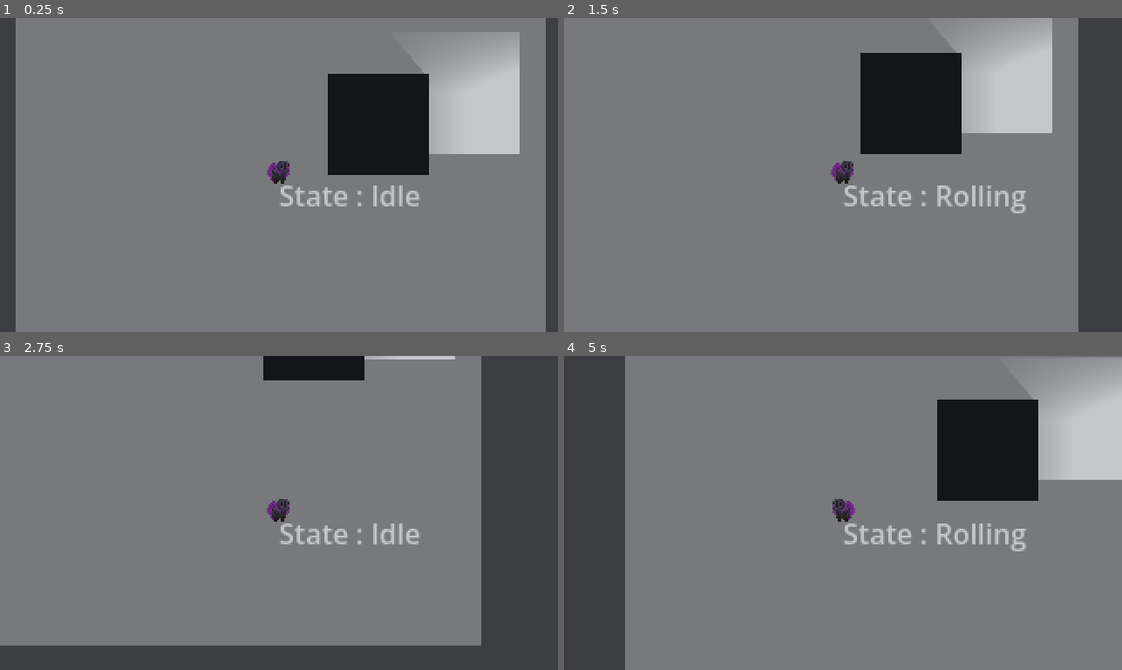
Above: before the commit, frames 1-4 (two rows, left to right).
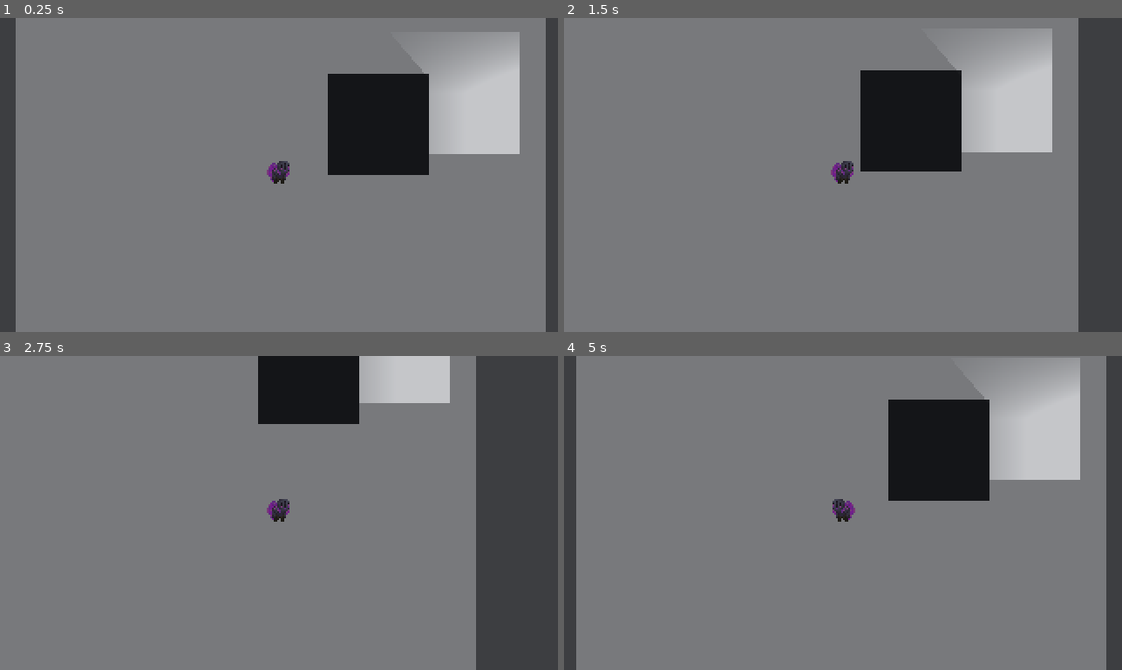
Above: after the commit, the same moments.

Repository: SimchadeLange/GamepieGamejam
Game: Godot game, scene res://scenes/main.tscn
Same seed, same stepped clock (60 frames per second), same inputs: the game is played once before the commit and once after it.
Inputs:
- Up to frame 1 (0.25 s): no input
- Up to frame 2 (1.5 s): tap Enter (ui_accept) at 0.5, 1.35 s; hold Right (move_right) 0.53-1.28 s; hold Enter (ui_accept) 0.53-1.28 s; hold Down (move_down) from 1.28 s (still down)
- Up to frame 3 (2.75 s): tap Enter (ui_accept) at 1.52, 1.82 s; release Down (move_down) at 2.03 s; hold Right (move_right) from 2.03 s (still down); hold Enter (ui_accept) from 2.03 s (still down)
- Up to frame 4 (5 s): release Right (move_right) at 2.78 s; release Enter (ui_accept) at 2.78 s; hold Up (move_up) 2.78-3.53 s; tap Enter (ui_accept) at 2.85, 3.02, 3.32, 4.35, 4.52, 4.82 s; hold Enter (ui_accept) 3.53-4.28 s; hold Left (move_left) from 3.53 s (still down)

The runs differ from the first frame. In frame 1, 0.6% of the frame differs, in the area x 50-76%, y 53-60%; in frame 2, 4.3%; in frame 3, 13%; in frame 4, 21%, in the area x 2-100%, y 0-100%.

Commit message:
made roll

Diff:
--- a/game_jam_00/scenes/player.tscn
+++ b/game_jam_00/scenes/player.tscn
@@ -33,22 +33,23 @@
 [node name="Idle" type="Node" parent="StateMachine" unique_id=1601426793 node_paths=PackedStringArray("rolling_state", "roll_cooldown_timer")]
 script = ExtResource("4_dqkch")
 rolling_state = NodePath("../Rolling")
-roll_cooldown_timer = NodePath("RollCooldown")
-
-[node name="RollCooldown" type="Timer" parent="StateMachine/Idle" unique_id=514302148]
-one_shot = true
+roll_cooldown_timer = NodePath("../Rolling/RollCooldown")
 
 [node name="Rolling" type="Node" parent="StateMachine" unique_id=702436683 node_paths=PackedStringArray("idle_state", "roll_duration_timer", "roll_cooldown_timer")]
 script = ExtResource("5_qlg0r")
 idle_state = NodePath("../Idle")
 roll_duration_timer = NodePath("RollDuration")
-roll_cooldown_timer = NodePath("../Idle/RollCooldown")
+roll_cooldown_timer = NodePath("RollCooldown")
 
 [node name="RollDuration" type="Timer" parent="StateMachine/Rolling" unique_id=164356852]
 wait_time = 0.2
 one_shot = true
 
+[node name="RollCooldown" type="Timer" parent="StateMachine/Rolling" unique_id=514302148]
+one_shot = true
+
 [node name="DebugState" type="Label" parent="." unique_id=824812807 node_paths=PackedStringArray("state_machine")]
+visible = false
 offset_right = 40.0
 offset_bottom = 23.0
 script = ExtResource("6_tuyoq")
--- a/game_jam_00/scripts/player/idle_state.gd
+++ b/game_jam_00/scripts/player/idle_state.gd
@@ -17,7 +17,7 @@
 
 
 func state_input(event : InputEvent):
-	if event.is_action_pressed("ui_accept"):
+	if event.is_action_pressed("ui_accept") and character.can_roll:
 		next_state = rolling_state
 
 
--- a/game_jam_00/scripts/player/player.gd
+++ b/game_jam_00/scripts/player/player.gd
@@ -11,6 +11,7 @@
 var prev_dir: Vector2
 var can_move: bool = false
 var can_roll: bool = true
+
 
 func _physics_process(delta: float) -> void:
 	can_move = state_machine.current_state.can_move
--- a/game_jam_00/scripts/player/rolling_state.gd
+++ b/game_jam_00/scripts/player/rolling_state.gd
@@ -16,15 +16,11 @@
 	roll_duration_timer.start()
 
 
-#func state_process(delta) -> void:
-	#character.velocity = lerp(character.velocity, Vector2.ZERO, delta)
-	#character.velocity.normalized()
-
-
 func on_exit() -> void:
 	roll_duration_timer.stop()
 	character.velocity -= character.velocity / 2
 	roll_cooldown_timer.start()
+	character.can_roll = false
 
 
 func _on_roll_duration_timeout() -> void:
